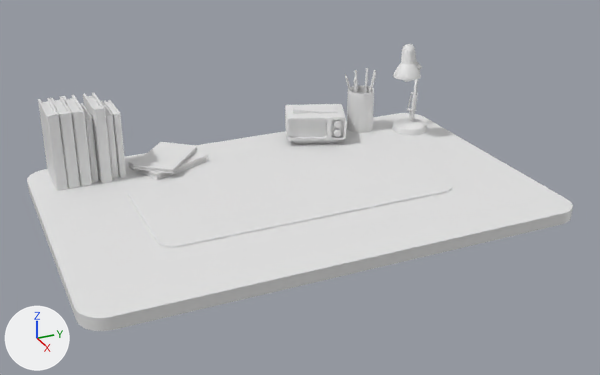
An edit to the glTF model public/models/Keyboard_Scene.glb, drawn before and after from the same camera.
Camera for both pictures: a camera (50 mm lens) standing at (17.56, -7.64, 8.69) and looking at (0.46, 0.05, 0.14). The lights are fixed; the arrows at lower left show +X, +Y and +Z. Where no turn or scale is listed for an object, it has been applied to the vertices.
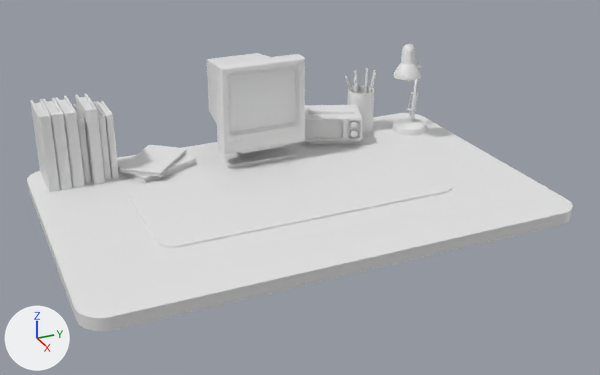
Location of each change, (x1, y1, x2, y2) in pixels of the pictures (600 x 375 px):
'Cube.012', added: after (207, 53, 305, 169)
'Cube.011', moved: before (285, 104, 346, 144); after (304, 105, 363, 145)
'Cube.001', moved: before (38, 98, 68, 191); after (30, 99, 60, 192)
'Cube.006', moved: before (83, 92, 112, 183); after (75, 93, 105, 185)
'Cube.004', moved: before (50, 96, 80, 189); after (43, 97, 72, 190)
'Cube.005', moved: before (63, 95, 92, 187); after (55, 96, 85, 188)
'Cube.003', moved: before (133, 142, 198, 173); after (120, 145, 187, 177)
'Cube.008', moved: before (104, 100, 126, 177); after (96, 101, 119, 179)
'Cube.009', moved: before (128, 151, 208, 180); after (118, 154, 197, 183)

The edits, one by one:
Mesh me_cube_001 is new.
It has 522 vertices, 1028 faces and spans x -1.19..1.24, y -1.18..1.18, z 0.0..2.85.
Object 'Cube.001' (ob_cube_001) moves from (-3.04, -5.27, 0.9) to (-3.04, -5.46, 0.9).
Object 'Cube.003' (ob_cube_003) moves from (-2.85, -2.42, 0.13) to (-2.77, -2.77, 0.13).
Object 'Cube.004' (ob_cube_004) moves from (-3.04, -4.96, 0.9) to (-3.04, -5.15, 0.9).
Object 'Cube.005' (ob_cube_005) moves from (-3.04, -4.65, 0.9) to (-3.04, -4.84, 0.9).
Object 'Cube.006' (ob_cube_006) moves from (-3.04, -4.13, 0.9) to (-3.04, -4.33, 0.9).
Object 'Cube.008' (ob_cube_008) moves from (-3.16, -3.67, 0.76) to (-3.16, -3.86, 0.76).
Object 'Cube.009' (ob_cube_009) moves from (-2.83, -2.34, -0.01) to (-2.74, -2.69, -0.01).
Object 'Cube.011' (ob_cube_011) moves from (-3.0, 2.09, -0.1) to (-2.75, 2.48, -0.1).
Object 'Cube.012' (ob_cube_012) is new; it shows me_cube_001.
Its location is (-2.87, 0.0, -0.1).
